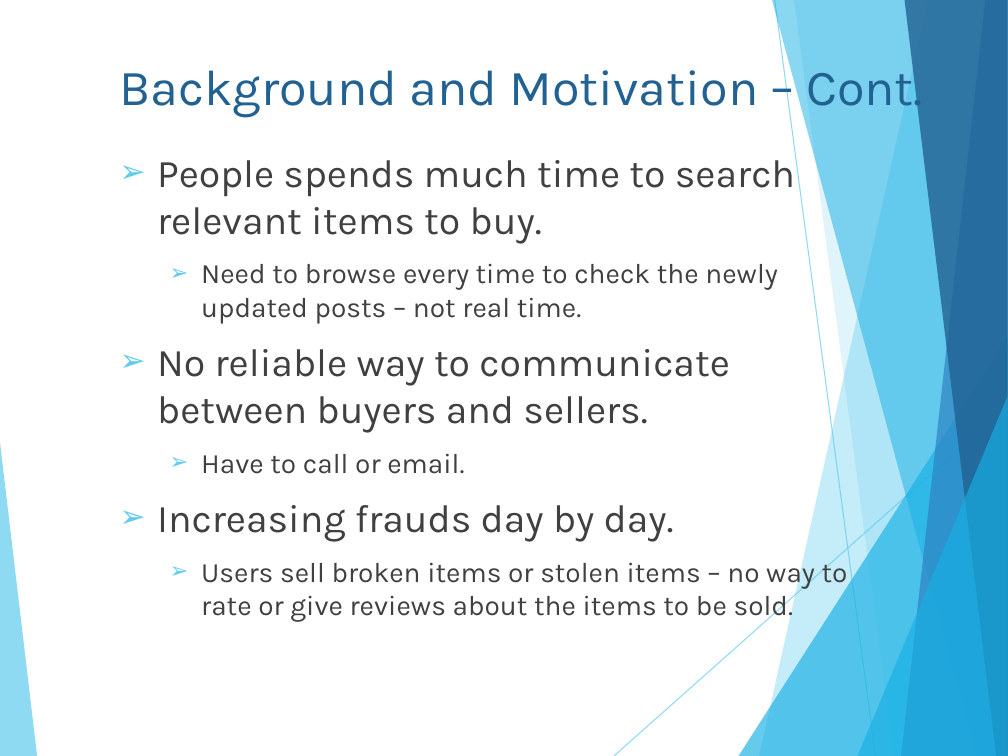
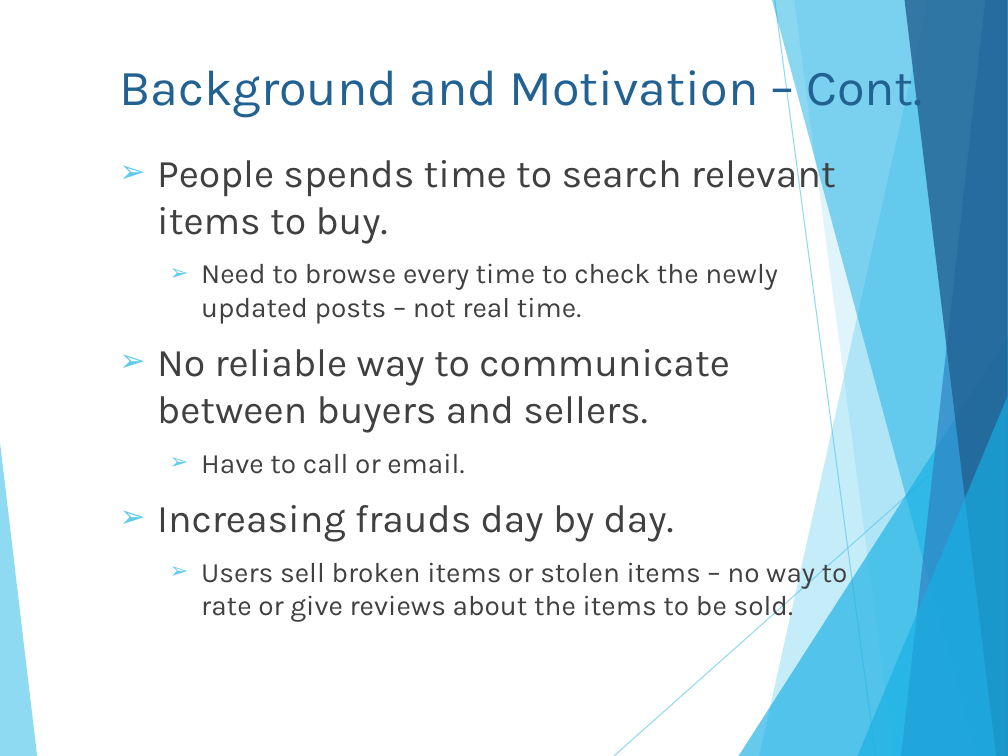
Before and after one commit to isurudewasurendra/SappuSavari, a slide deck: slide 7 of documentation/Location Based Mobile Marketing System.pptx. Drawn at 1008x756 pixels with LibreOffice and Linux fonts; fonts in the diff are those of the drawing. Boxes give left, top, right and bottom in pixels: in the first picture for what was removed or moved away, otherwise in the second. Text is boxed around its words. In the diff, an @@ line names an element or a change of style, - is before the commit and + after.

```diff
--- a/documentation/Location Based Mobile Marketing System.pptx
+++ b/documentation/Location Based Mobile Marketing System.pptx
@@ text at [157,152,836,244]: text changed @@
-➢ People spends much time to search relevant items to buy.
+➢ People spends time to search relevant items to buy.
```
Also in this commit, not shown: 11 other slides changed, 4 slides added, 7 slides removed, 21 other files.
